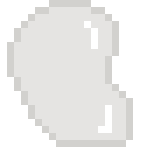
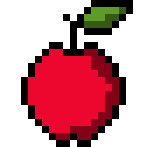
The second 147×147 image is a revision of the first. Changes to its layers:
added layer "apple" above "garlic" over [21, 0, 133, 147]
hid "silverPuddle" over [7, 0, 133, 147]
